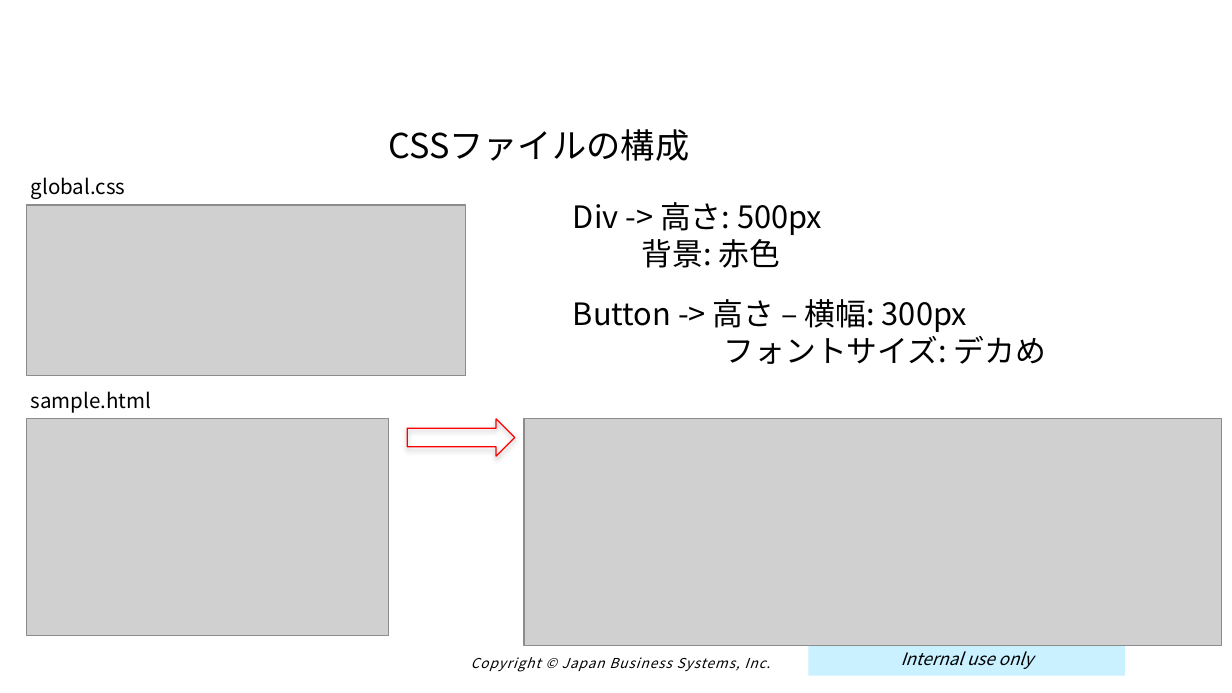
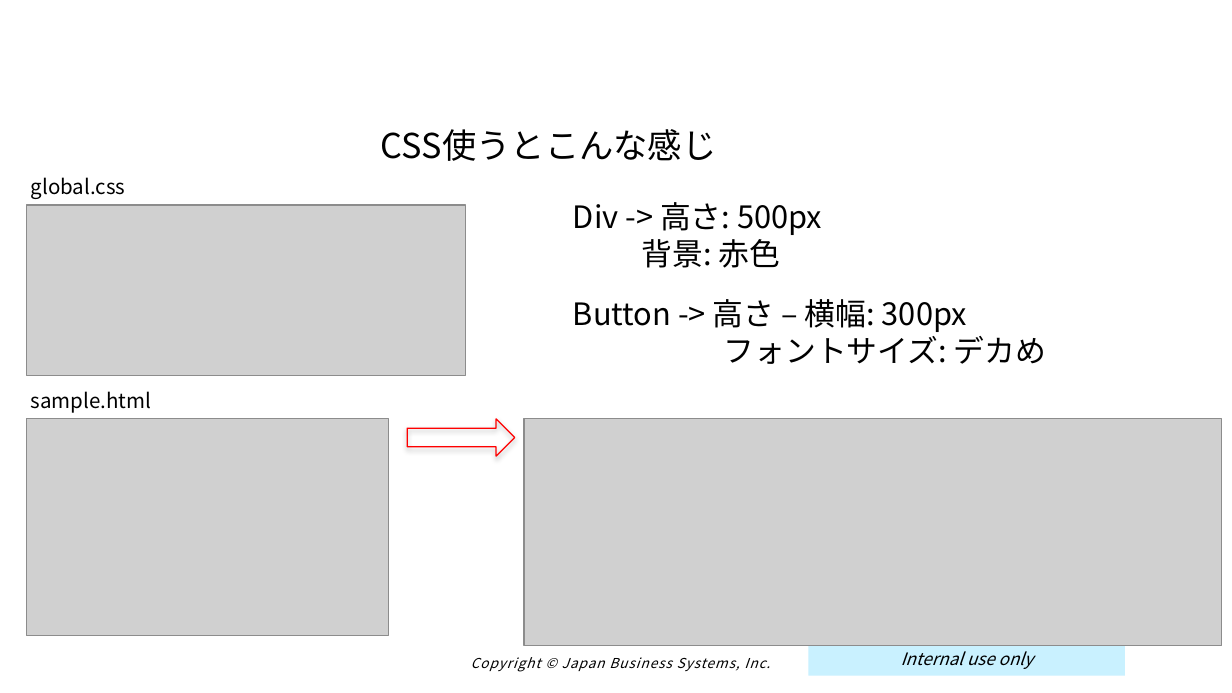
Before and after one commit to muchiyama/cf_training, a slide deck: slide 15 of doc/しりょ.pptx. Drawn at 1232x693 pixels with LibreOffice and Linux fonts; fonts in the diff are those of the drawing; grey boxes stand for pictures; background and template pictures are left out. Boxes give left, top, right and bottom in pixels: in the first picture for what was removed or moved away, otherwise in the second. Text is boxed around its words. In the diff, an @@ line names an element or a change of style, - is before the commit and + after.

```diff
--- a/doc/しりょ.pptx
+++ b/doc/しりょ.pptx
@@ text at (381, 129, 716, 161): text changed @@
-CSSファイルの構成
+CSS使うとこんな感じ
```
Also in this commit, not shown: 11 other slides changed, 8 other files.
